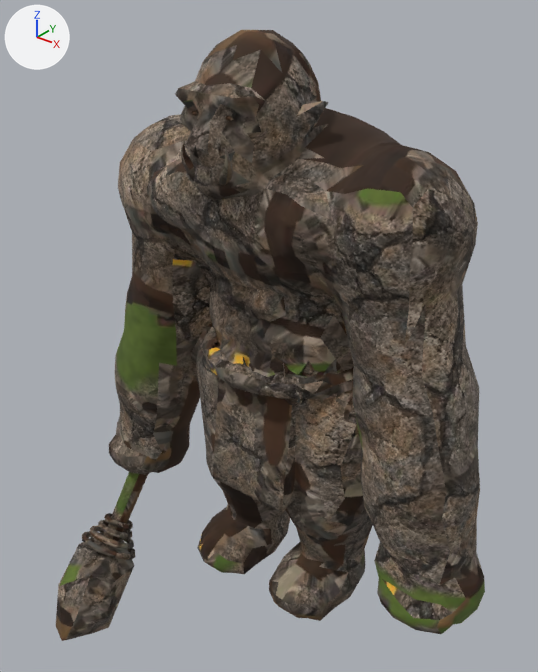
An edit to the glTF model public/models/gen/StoneTroll.glb, drawn before and after from the same camera.
Camera for both pictures: a 50 mm lens placed at (1.4, -1.91, 2.54), pointed at (-0.04, -0.1, 1.41). The axes (+X, +Y, +Z) are drawn at upper left. The lights are the same throughout. The first picture is the older version. Vertices at exactly the same position are counted once.

Objects in the first picture: 'StoneTroll'.
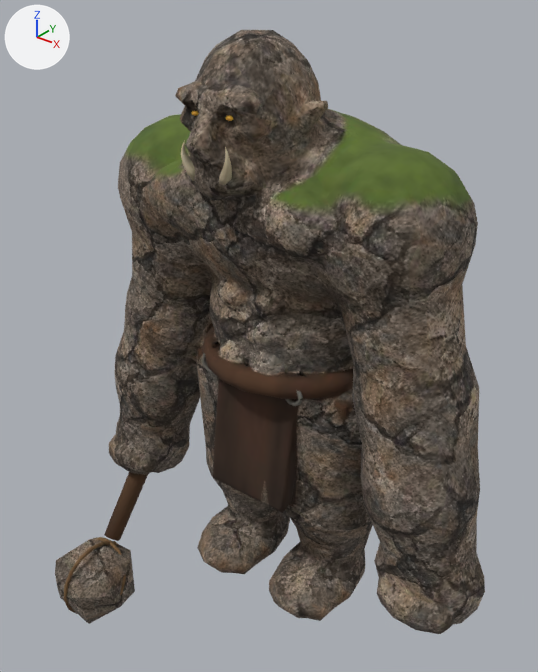
The newer file is also rescaled (x1.038), turned or shifted as a whole; pictures and numbers use the older file's frame.

What differs and where, as boxes [x1, y1, x2, y2] in the pictures (538 x 672 px; the box of a moved part takes in the faces that stretch with it):
'StoneTroll', reshaped
    before: [56, 30, 485, 641]
    after: [55, 30, 485, 634]
part 1 of me_stonetroll, rebuilt
    before: [56, 531, 134, 641]
    after: [88, 537, 126, 617]
part 2 of me_stonetroll, added
    after: [64, 541, 119, 614]
part 3 of me_stonetroll, deleted
    before: [104, 513, 133, 530]
part 4 of me_stonetroll, moved or reshaped
    before: [82, 30, 477, 634]
    after: [55, 30, 477, 634]
part 5 of me_stonetroll, moved or reshaped
    both: [115, 306, 135, 381]
part 6 of me_stonetroll, surface changed
    both: [104, 30, 485, 629]

Diff of the bpy script that builds the scene:
```diff
--- a/public/models/gen/StoneTroll.glb.py
+++ b/public/models/gen/StoneTroll.glb.py
@@ me_stonetroll @@
 # used by ob_stonetroll; location = (0.0, 0.0, 0.0)
-me_stonetroll.from_pydata(...)  # 3031 vertices, 6000 faces; spans x -0.83..0.83, y -0.73..0.33, z 0.0..2.4
+me_stonetroll.from_pydata(...)  # 3019 vertices, 6000 faces; spans x -0.83..0.83, y -0.66..0.33, z 0.09..2.4
+# me_stonetroll part 1: the loose piece of 25 vertices spanning x -0.81..-0.5, y -0.73..-0.34, z 0.0..0.38 is rebuilt with 102 vertices and now spans x -0.82..-0.5, y -0.6..-0.4, z 0.12..0.38
+# me_stonetroll part 2: a new loose piece of 102 vertices spanning x -0.67..-0.65, y -0.66..-0.34, z 0.09..0.41, in mat_stonetroll_mat
+# me_stonetroll part 3: the loose piece of 78 vertices spanning x -0.73..-0.59, y -0.4..-0.3, z 0.41..0.49 is deleted
+# me_stonetroll part 4: 2 vertices moved from x -0.79..-0.15, y -0.39..-0.26, z 0.73..2.24 to x -0.79..-0.14, y -0.4..-0.25, z 0.72..2.23; 324 vertices removed from x -0.78..0.8, y -0.51..0.28, z 0.29..2.39; 210 vertices added at x -0.82..0.81, y -0.66..0.29, z 0.09..2.39
+# me_stonetroll part 5: 1 vertex removed from x -0.6, y -0.26, z 1.29; 2 vertices added at x -0.62..-0.58, y -0.27..-0.26, z 1.28..1.29
+# me_stonetroll part 6: 4731 kept faces spanning x -0.83..0.83, y -0.48..0.33, z 0.37..2.4 get new texture (UV) coordinates
 me_stonetroll.materials.append(mat_stonetroll_mat)
```
